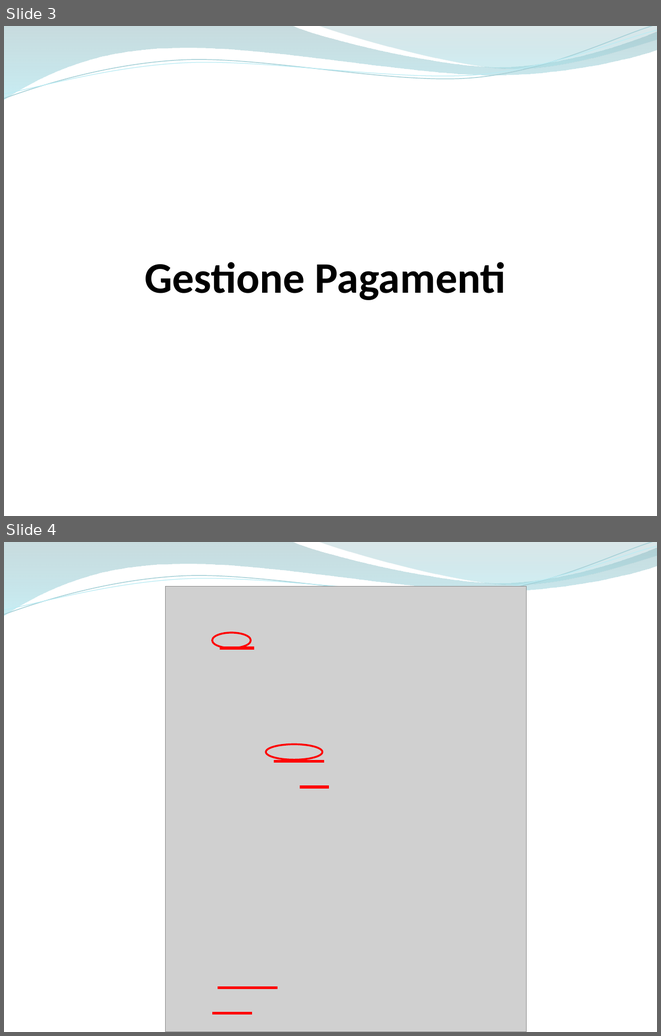
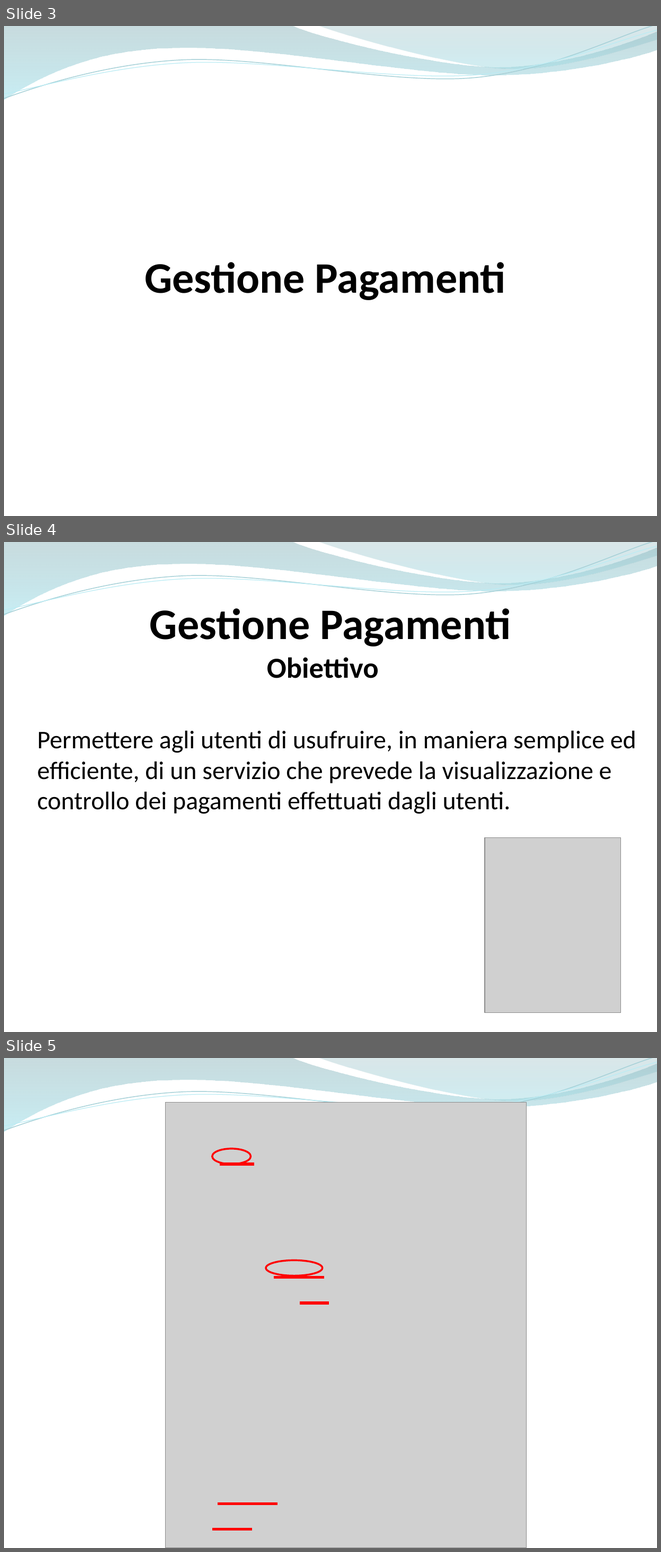
Before and after one commit to ammirate/at-silo, a slide deck: Presentazione/Atsilo2/Atsilo_M_PresentazioneFinale.pptx. Shown one above the other, each under a label of ours: slides 3 and 4 before the commit, slides 3, 4 and 5 after it. The pictures are 661x1036 and 661x1552 pixels, drawn with LibreOffice and Linux fonts; fonts in the diff are those of the drawing; grey boxes stand for pictures. Boxes give left, top, right and bottom in pixels: in the first picture for what was removed or moved away, otherwise in the second. Text is boxed around its words. In the diff, an @@ line names an element or a change of style, - is before the commit and + after.

```diff
--- a/Presentazione/Atsilo2/Atsilo_M_PresentazioneFinale.pptx
+++ b/Presentazione/Atsilo2/Atsilo_M_PresentazioneFinale.pptx
@@ slide 4 added at bbox=[4, 542, 657, 1032], background #FFFFFF; not listed: 4 template elements that a slide beside it also shows @@
@@ title added at bbox=[150, 608, 511, 646], 48 pt, text #000000, bold @@
+Gestione Pagamenti
@@ text added at bbox=[267, 657, 379, 678], 32 pt, text #000000, bold @@
+Obiettivo
@@ text added at bbox=[37, 730, 636, 814], 28 pt, text #000000 @@
+Permettere agli utenti di usufruire, in maniera semplice ed efficiente, di un servizio che prevede la visualizzazione e controllo dei pagamenti effettuati dagli utenti.
@@ picture added at bbox=[485, 838, 620, 1013] @@
@@ what was slide 4 is now slide 5 @@
```
Also in this commit, not shown: 1 other file.
